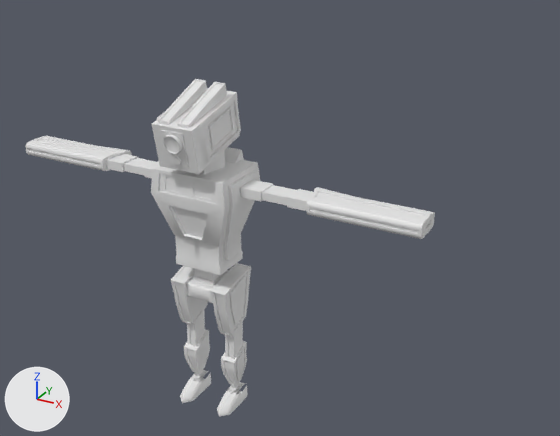
A saved change to the FBX model Assets/Models/Enemies/RobotAnimated.fbx.
One viewpoint serves both versions: a camera (50 mm lens) standing at (1.8, -2.62, 2.73) and looking at (-0.06, 0.76, 1.05). The lights are fixed; the arrows at lower left show +X, +Y and +Z. Materials are left out; every surface is plain grey. Where no turn or scale is listed for an object, it has been applied to the vertices.

Script lines for the objects in view, before the commit:
```python
me_cube_003 = bpy.data.meshes.new('Cube.003')
me_cube_003.from_pydata(...)  # 2004 vertices, 1870 faces; spans x -1.0..1.0, y -0.25..0.2, z -0.74..0.81
ob_cube_001 = bpy.data.objects.new('Cube.001', me_cube_003)
ob_cube_001.location = (0.0, 0.0, 1.143)
```
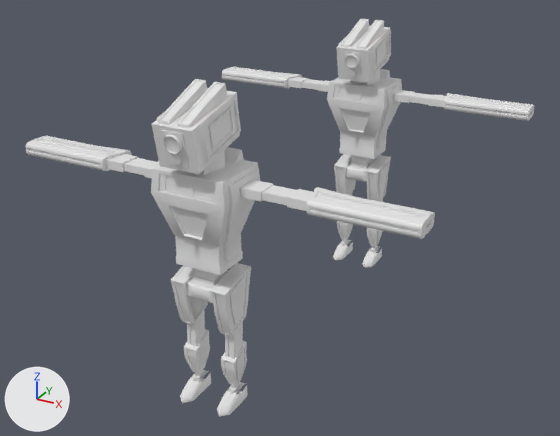
Where the newer file only moved an object's origin or applied its transform, the numbers keep the older frame.

Changed parts and their boxes (x1, y1, x2, y2) in the pictures (560 x 436 px):
```json
{"object": "Cube", "change": "added", "after": [222, 19, 535, 267]}
```

The change, as JSON lines over the scene's bpy script:
```json
{"op": "add", "block": "me_cube_001", "code": ["me_cube_001 = bpy.data.meshes.new('Cube.001')", "me_cube_001.from_pydata(...)  # 2004 vertices, 1870 faces; spans x -1.0..1.0, y -0.25..0.2, z -0.74..0.81"]}
{"op": "add", "block": "ob_cube", "code": ["ob_cube = bpy.data.objects.new('Cube', me_cube_001)", "ob_cube.location = (0.0, 1.749, 1.143)"]}
```
